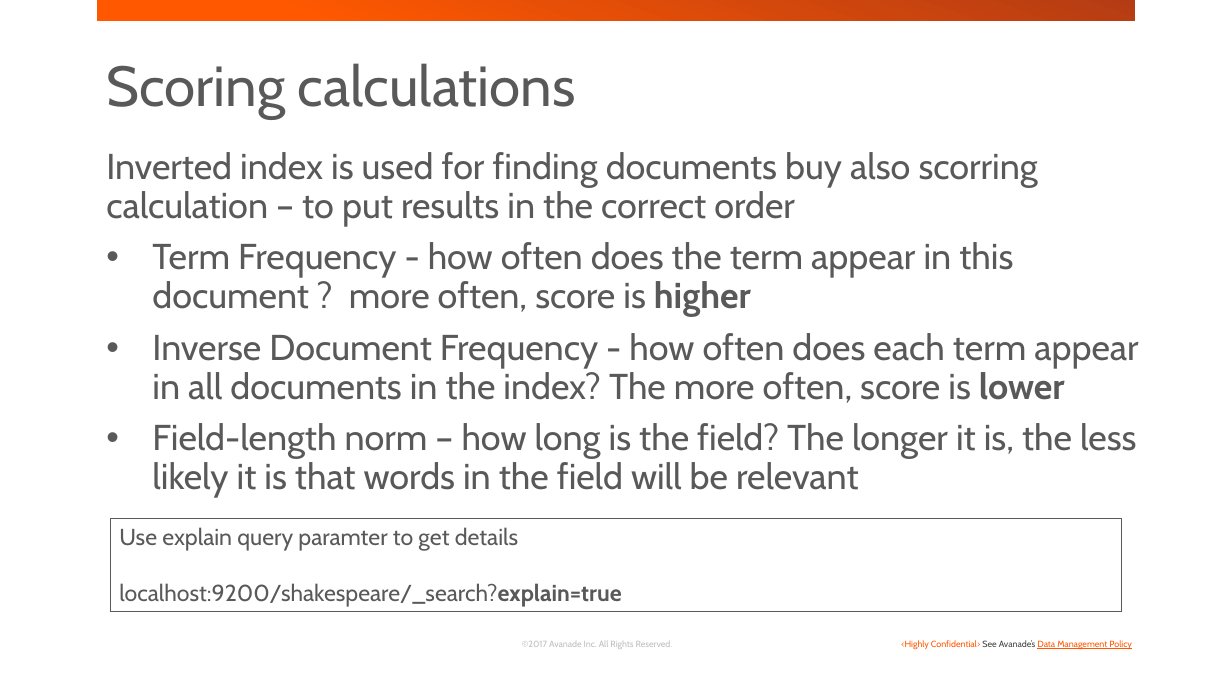
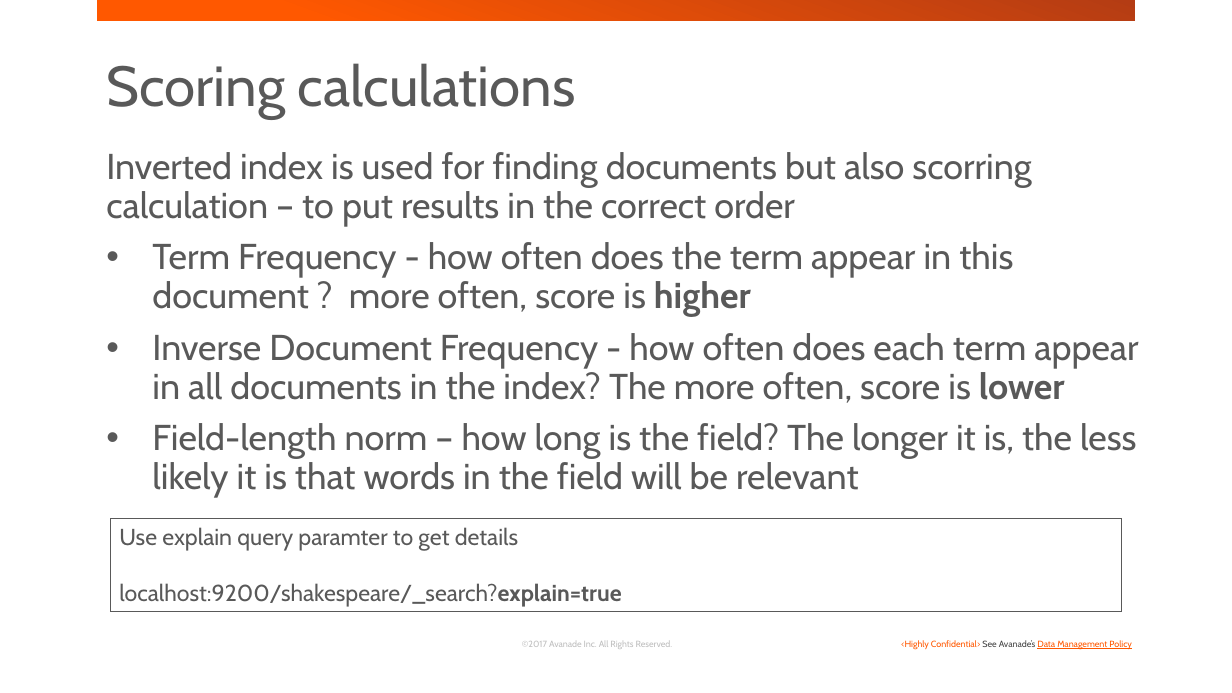
Before and after one commit to jakubgw/elasticsearch-short-intruduction, a slide deck: slide 10 of elasticsearch short introduction.pptx (slide 7 before the commit). Drawn at 1232x693 pixels with LibreOffice and Linux fonts; fonts in the diff are those of the drawing; background and template pictures are left out. Boxes give left, top, right and bottom in pixels: in the first picture for what was removed or moved away, otherwise in the second. Text is boxed around its words. In the diff, an @@ line names an element or a change of style, - is before the commit and + after.

```diff
--- a/elasticsearch short introduction.pptx
+++ b/elasticsearch short introduction.pptx
@@ text at <box>106,152,1031,227</box>: text changed @@
-Inverted index is used for finding documents buy also scorring calculation – to put results in the correct order
+Inverted index is used for finding documents but also scorring calculation – to put results in the correct order
```
Also in this commit, not shown: 1 other slide changed, 8 slides added, 4 other files.
